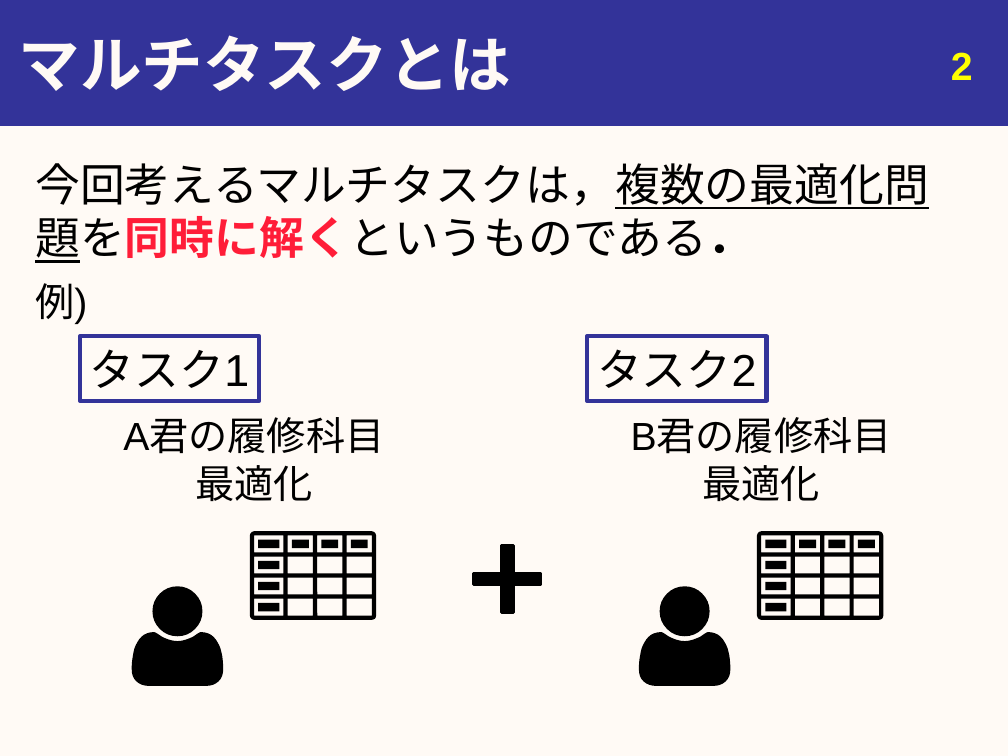
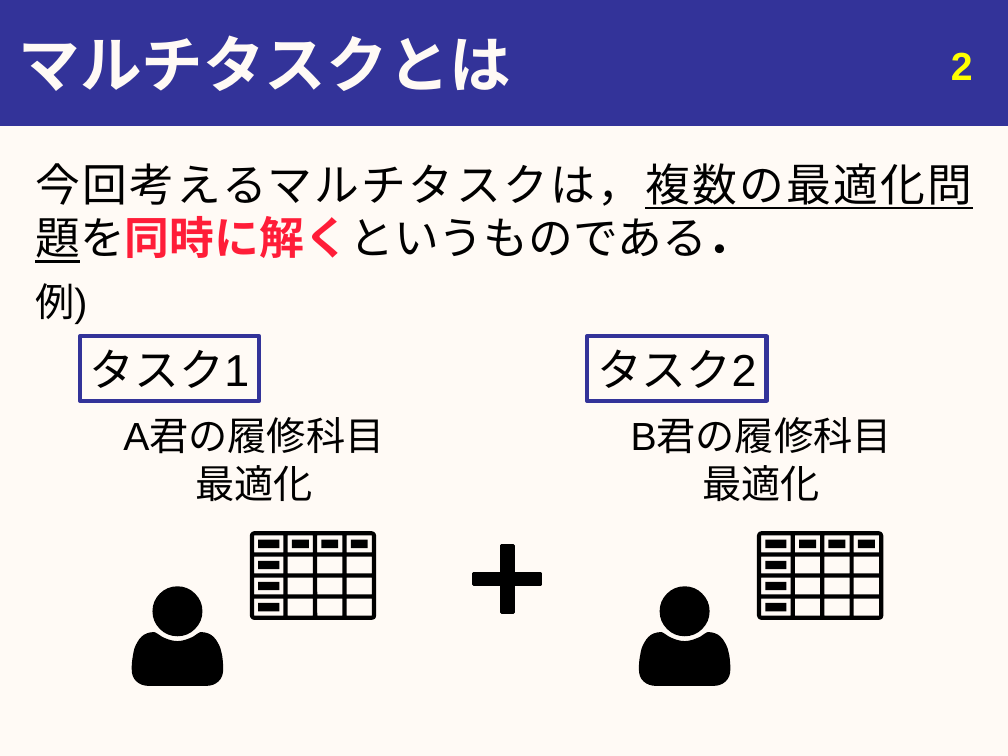
Before and after one commit to youle921/Slide-maintain, a slide deck: slide 3 of abstract/Slides/bachelor_thesis.pptx. Drawn at 1008x756 pixels with LibreOffice and Linux fonts; fonts in the diff are those of the drawing. Boxes give left, top, right and bottom in pixels: in the first picture for what was removed or moved away, otherwise in the second. Text is boxed around its words. In the diff, an @@ line names an element or a change of style, - is before the commit and + after.

```diff
--- a/abstract/Slides/bachelor_thesis.pptx
+++ b/abstract/Slides/bachelor_thesis.pptx
@@ text "今回考えるマルチタスクは，複数の最適化問題を同時に解くというものである．" at box(35, 163, 972, 263): alignment left to justified @@
```
Also in this commit, not shown: 14 other slides changed, 4 slides added, 2 slides removed, 9 other files.
